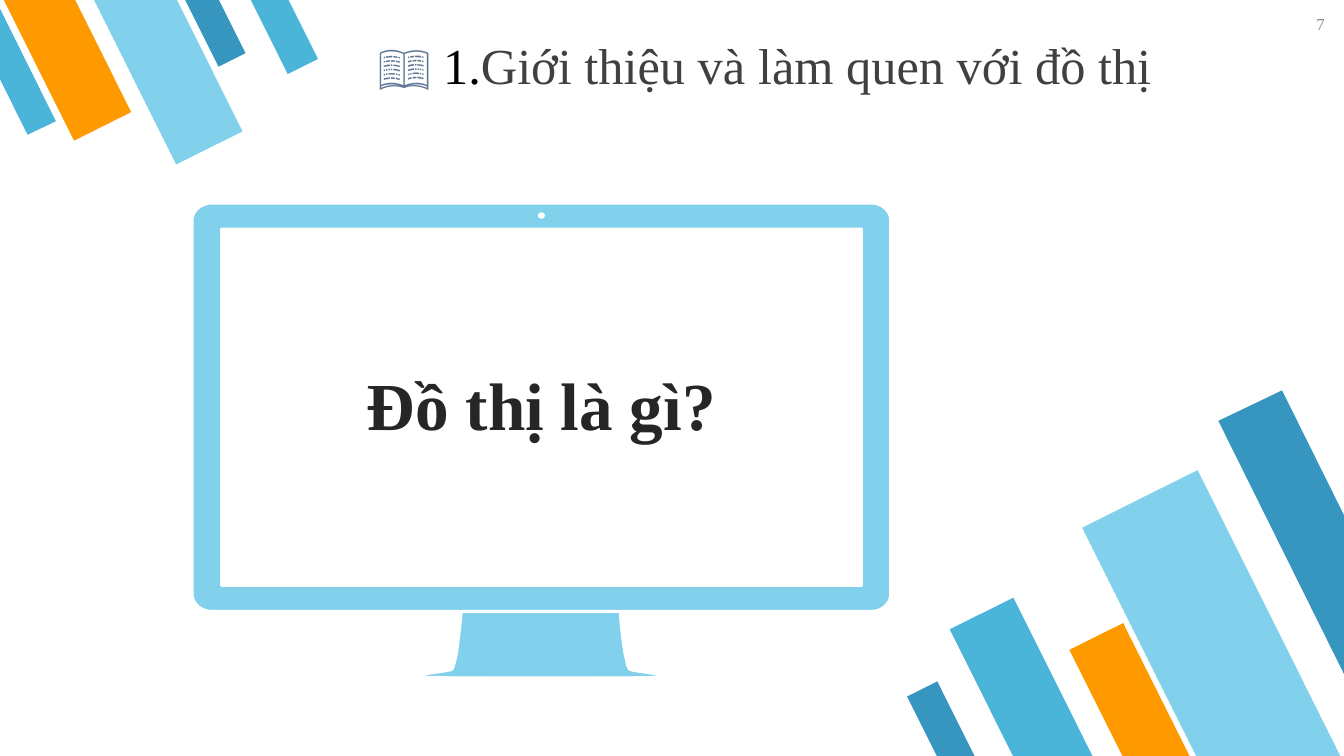
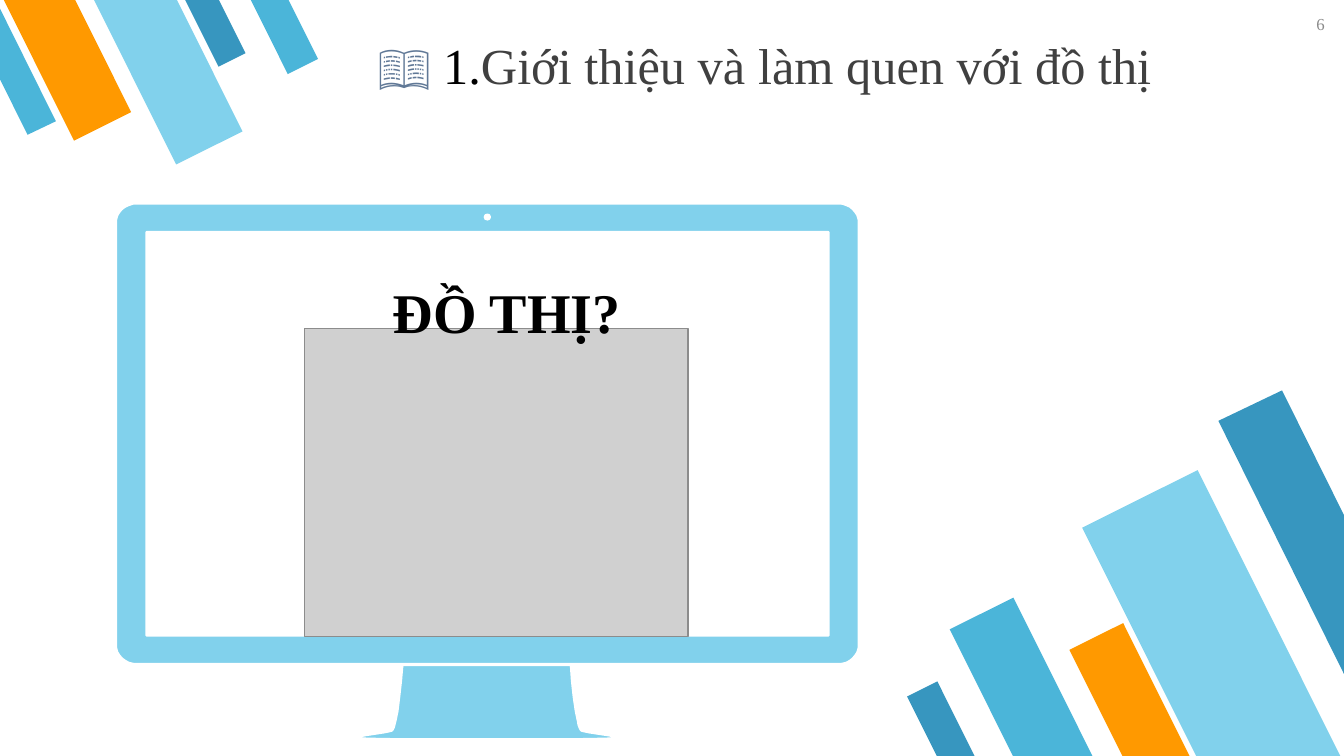
Before and after one commit to Nhom006/Nhom006, a slide deck: slide 6 of Bai_thuyet_trinh/graph.pptx (slide 7 before the commit). Drawn at 1344x756 pixels with LibreOffice and Linux fonts; fonts in the diff are those of the drawing; grey boxes stand for pictures. Boxes give left, top, right and bottom in pixels: in the first picture for what was removed or moved away, otherwise in the second. Text is boxed around its words. In the diff, an @@ line names an element or a change of style, - is before the commit and + after.

```diff
--- a/Bai_thuyet_trinh/graph.pptx
+++ b/Bai_thuyet_trinh/graph.pptx
@@ page number at (1316,19,1324,30): text changed @@
-7
+6
@@ freeform shape: place and size @@
-freeform shape at (193,204,890,681)
+freeform shape at (116,204,859,742)
@@ text at (393,289,621,343): text changed; size 48 to 40 pt; text colour #262626 to #000000 @@
-Đồ thị là gì?
+ĐỒ THỊ?
@@ picture added at (304,329,689,637) @@
```
Also in this commit, not shown: 13 other slides changed, 44 slides added, 22 slides removed, 1 other file.
